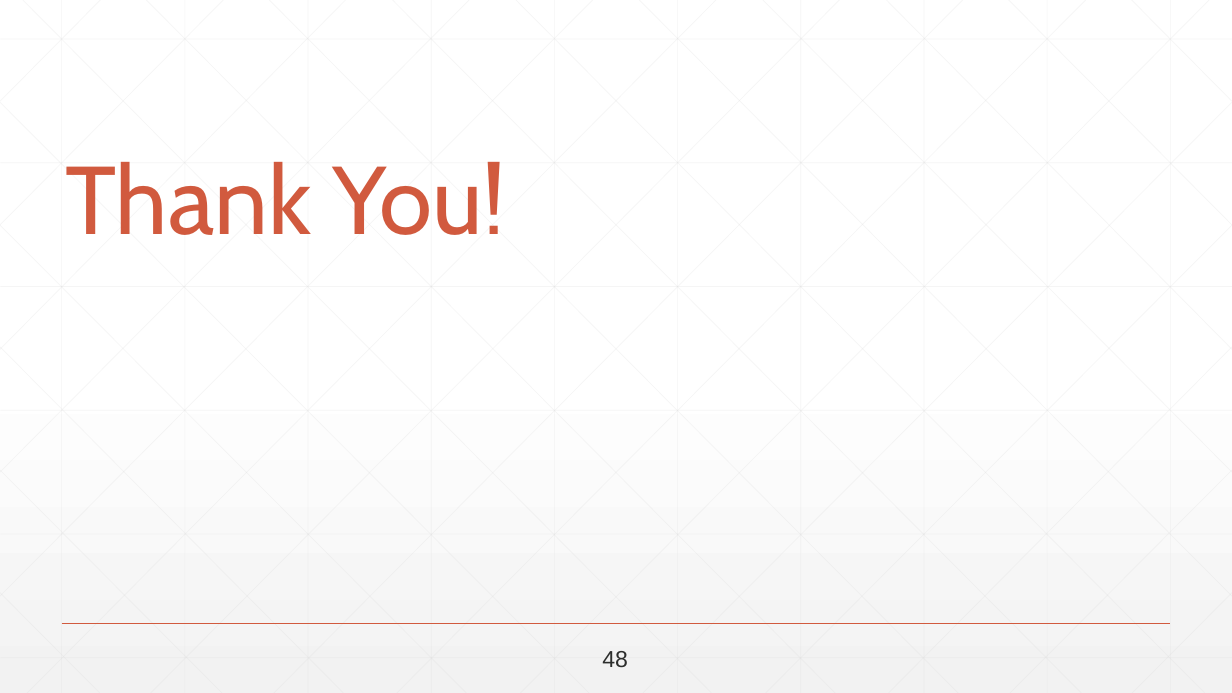
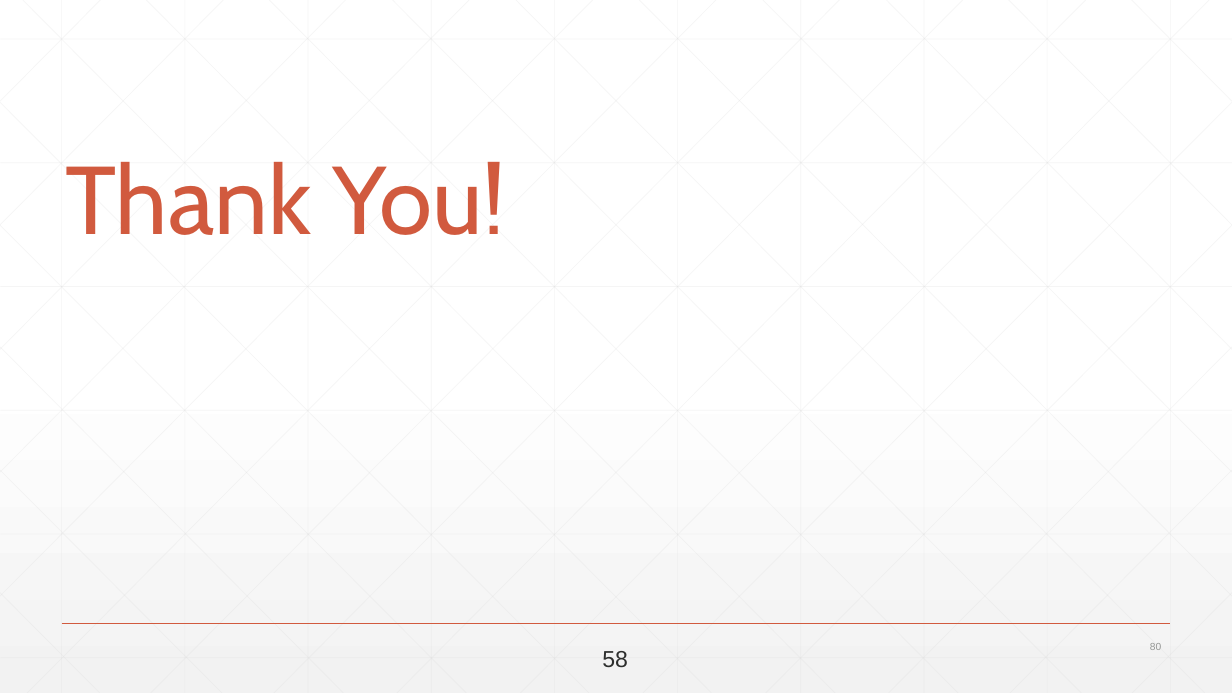
Before and after one commit to abdallahshaaban/Visual-Question-Answering, a slide deck: slide 80 of Third Seminar/Visual-QA-Third-Seminar-2017.pptx (slide 79 before the commit). Drawn at 1232x693 pixels with LibreOffice and Linux fonts; fonts in the diff are those of the drawing. Boxes give left, top, right and bottom in pixels: in the first picture for what was removed or moved away, otherwise in the second. Text is boxed around its words. In the diff, an @@ line names an element or a change of style, - is before the commit and + after.

```diff
--- a/Third Seminar/Visual-QA-Third-Seminar-2017.pptx
+++ b/Third Seminar/Visual-QA-Third-Seminar-2017.pptx
@@ text at <box>602,651,628,668</box>: text changed @@
-48
+58
@@ page number added at <box>1150,643,1161,650</box>, 8 pt, text #959795 @@
+80
```
Also in this commit, not shown: 78 other slides changed, 1 slide added, 2 other files.
